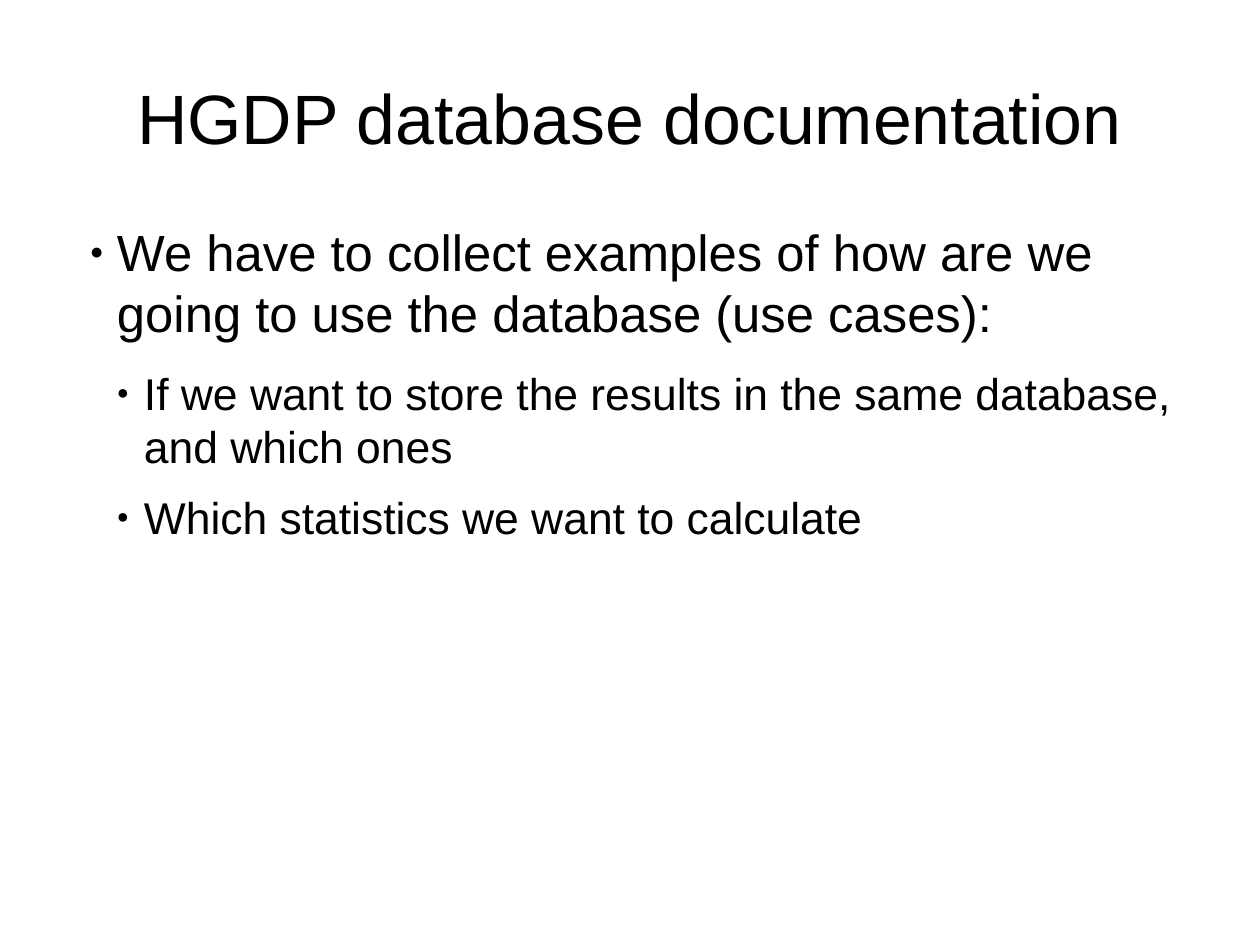
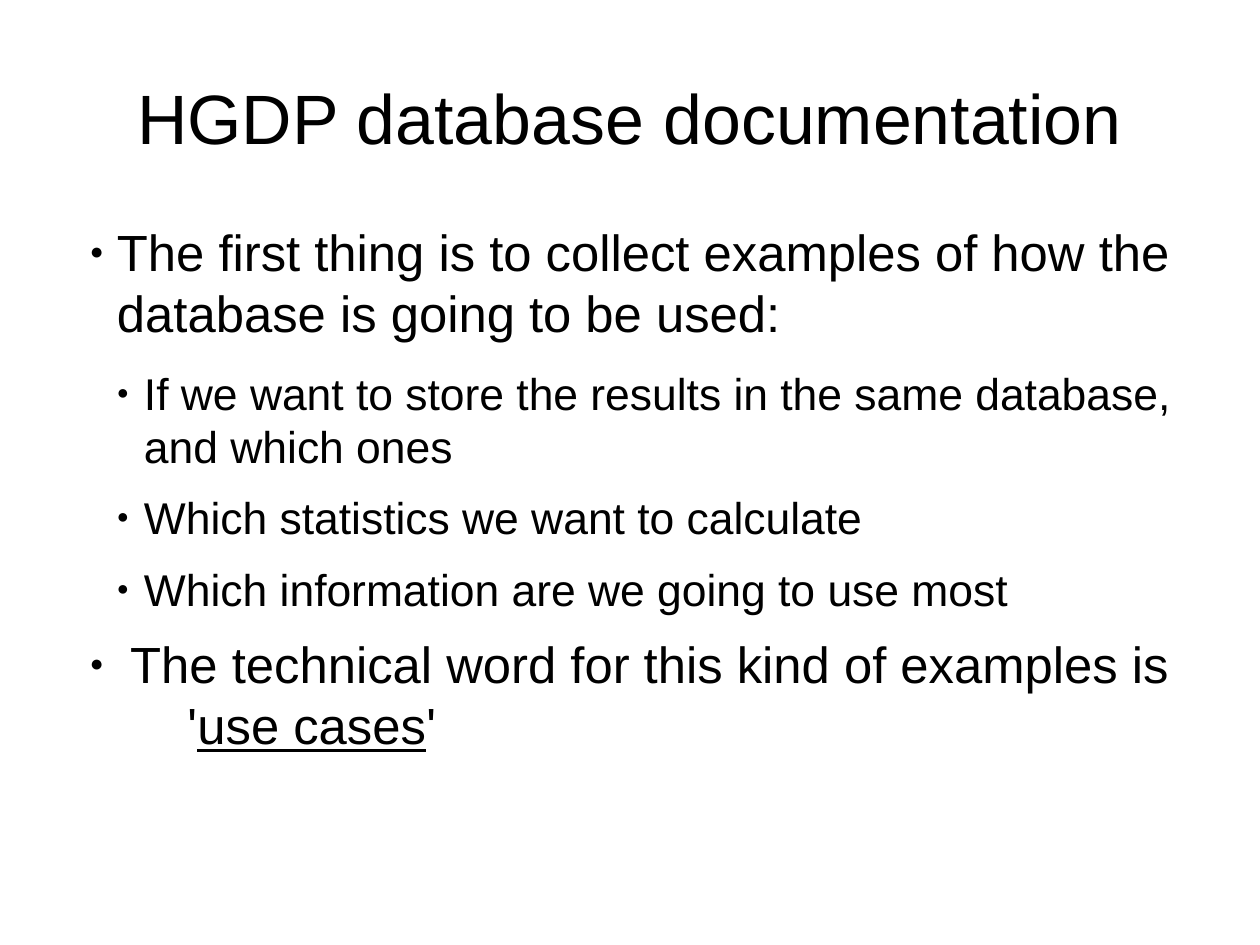
Before and after one commit to dalloliogm/snps-database, a slide deck: slide 3 of HGDP database/docs/Slides/database for hgdp.odp (slide 2 before the commit). Drawn at 1260x945 pixels with LibreOffice and Linux fonts; fonts in the diff are those of the drawing. Boxes give left, top, right and bottom in pixels: in the first picture for what was removed or moved away, otherwise in the second. Text is boxed around its words. In the diff, an @@ line names an element or a change of style, - is before the commit and + after.

```diff
--- a/HGDP database/docs/Slides/database for hgdp.odp
+++ b/HGDP database/docs/Slides/database for hgdp.odp
@@ text at bbox=[117, 234, 1170, 343]: text changed @@
-● We have to collect examples of how are we going to use the database (use cases):
+● The first thing is to collect examples of how the database is going to be used:
@@ text at bbox=[130, 573, 1169, 752]: paragraphs added @@
+  ● Which information are we going to use most
+● The technical word for this kind of examples is 'use cases'
```
Also in this commit, not shown: 4 other slides changed, 2 slides added, 2 other files.
